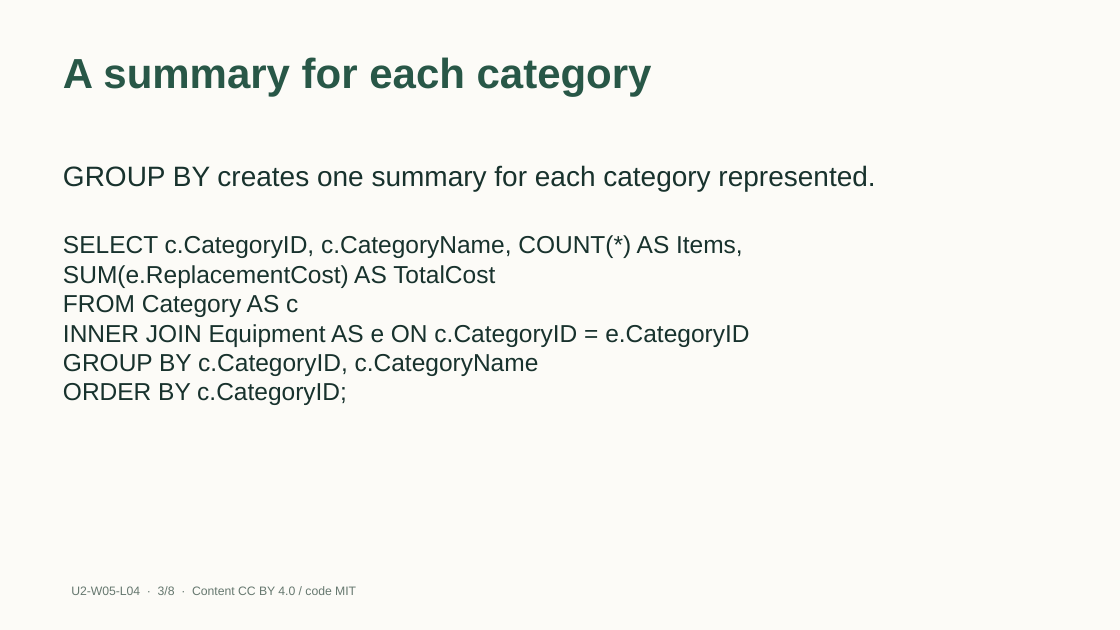
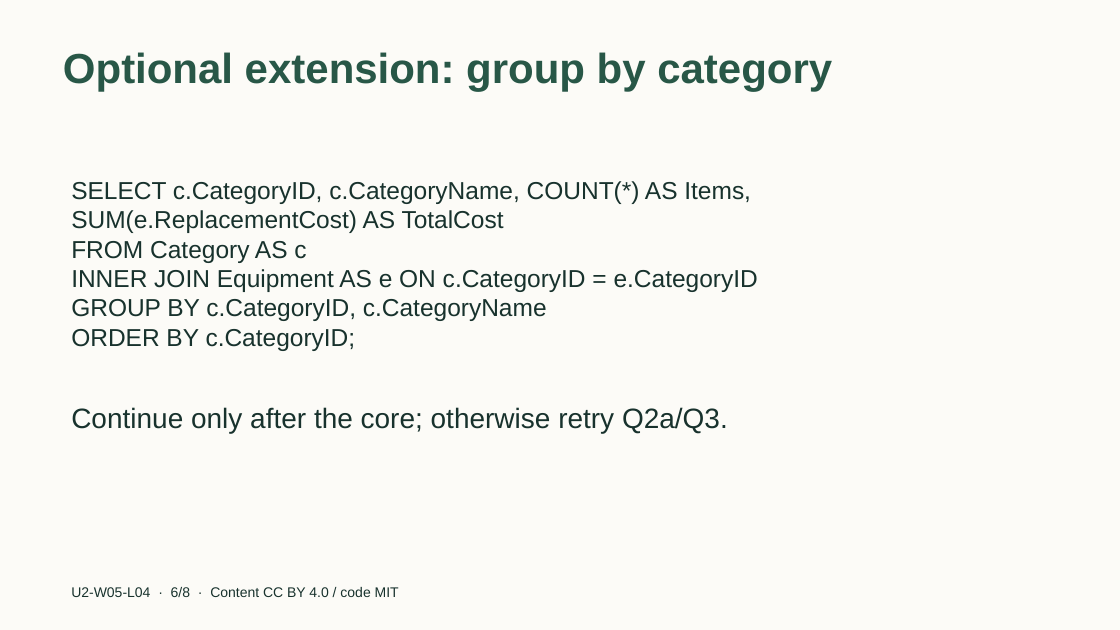
Before and after one commit to EdugenIO/cs-atar-textbook, a slide deck: slide 6 of dist/slides/u2-w05-l04.pptx (slide 3 before the commit). Drawn at 1120x630 pixels with LibreOffice and Linux fonts; fonts in the diff are those of the drawing. Boxes give left, top, right and bottom in pixels: in the first picture for what was removed or moved away, otherwise in the second. Text is boxed around its words. In the diff, an @@ line names an element or a change of style, - is before the commit and + after.

Commit message:
Separate Year 11 SQL core practice from optional extensions (S04)

```diff
--- a/dist/slides/u2-w05-l04.pptx
+++ b/dist/slides/u2-w05-l04.pptx
@@ title at (x1=63, y1=52, x2=832, y2=92): text changed @@
-A summary for each category
+Optional extension: group by category
@@ text "SELECT c.CategoryID, c.CategoryName, COUNT(*) AS ..." moved from (x1=63, y1=235, x2=749, y2=405) to (x1=71, y1=181, x2=758, y2=351) @@
@@ text "SELECT c.CategoryID, c.CategoryName, COUNT(*) AS ..." at (x1=71, y1=181, x2=758, y2=351): vertical alignment middle to top @@
@@ text removed at (x1=63, y1=165, x2=875, y2=191) @@
-GROUP BY creates one summary for each category represented.
@@ text added at (x1=71, y1=407, x2=728, y2=433), 24 pt, text #18322D @@
+Continue only after the core; otherwise retry Q2a/Q3.
@@ text at (x1=71, y1=587, x2=399, y2=597): text changed; size 10.5 to 12 pt; text colour #66786F to #18322D @@
-U2-W05-L04 · 3/8 · Content CC BY 4.0 / code MIT
+U2-W05-L04 · 6/8 · Content CC BY 4.0 / code MIT
```
Also in this commit, not shown: 2 other slides changed, 5 slides added, 5 slides removed, 37 other files.
